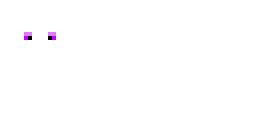
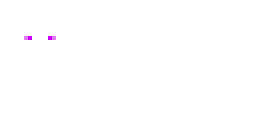
Layer changes from the first 256x128 image to the second:
painted on "end_cow_eyes.png" over [24, 32, 56, 40]
